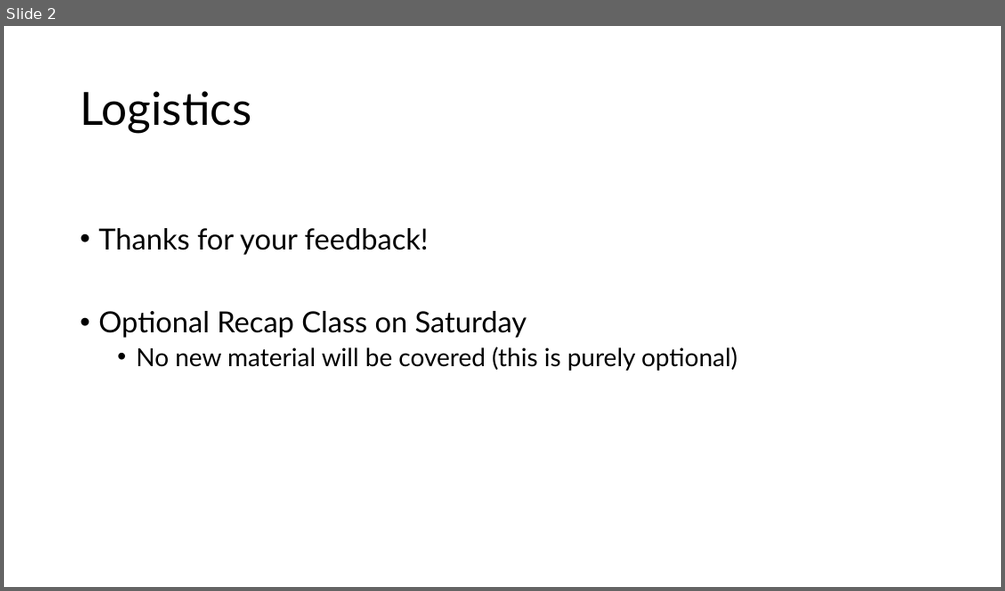
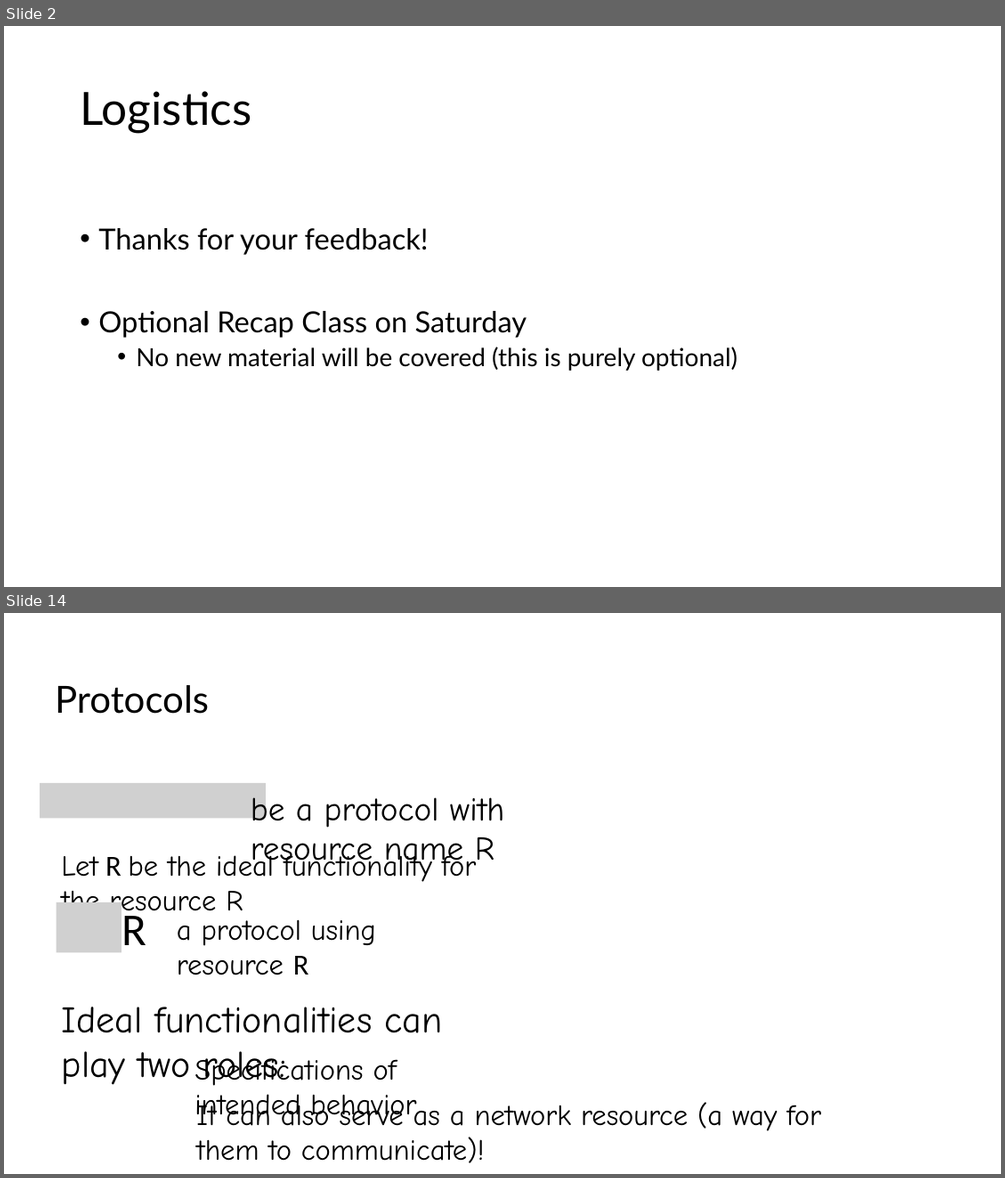
Before and after one commit to privacy-iitk/cs714-26-Winter, a slide deck: Chapter4.pptx. Shown one above the other, each under a label of ours: slide 2 before the commit, slides 2 and 14 after it; the slides between them are not shown. The pictures are 1005x591 and 1005x1178 pixels, drawn with LibreOffice and Linux fonts; fonts in the diff are those of the drawing; grey boxes stand for pictures. Boxes give left, top, right and bottom in pixels: in the first picture for what was removed or moved away, otherwise in the second. Text is boxed around its words. In the diff, an @@ line names an element or a change of style, - is before the commit and + after.

```diff
--- a/Chapter4.pptx
+++ b/Chapter4.pptx
@@ slide 14 added at (x1=4, y1=613, x2=1001, y2=1174), background #FFFFFF @@
@@ text added at (x1=55, y1=685, x2=209, y2=714), 36 pt, text #000000 @@
+Protocols
@@ picture added at (x1=40, y1=783, x2=266, y2=818) @@
@@ text added at (x1=251, y1=792, x2=504, y2=871), 32 pt, text #000000 @@
+be a protocol with resource name R
@@ text added at (x1=61, y1=851, x2=477, y2=920), 28 pt, text #000000 @@
+Let R be the ideal functionality for the resource R
@@ picture added at (x1=57, y1=902, x2=121, y2=952) @@
@@ text added at (x1=121, y1=907, x2=146, y2=945), 44 pt, text #000000 @@
+R
@@ text added at (x1=177, y1=920, x2=376, y2=975), 28 pt, text #000000 @@
+a protocol using resource R
@@ text added at (x1=62, y1=1006, x2=443, y2=1086), 36 pt, text #000000 @@
+Ideal functionalities can play two roles:
@@ text added at (x1=194, y1=1054, x2=416, y2=1124), 28 pt, text #000000 @@
+Specifications of intended behavior
@@ text added at (x1=196, y1=1100, x2=821, y2=1163), 28 pt, text #000000 @@
+It can also serve as a network resource (a way for them to communicate)!
```
Also in this commit, not shown: 2 slides changed, 39 other slides added, 1 other file.
